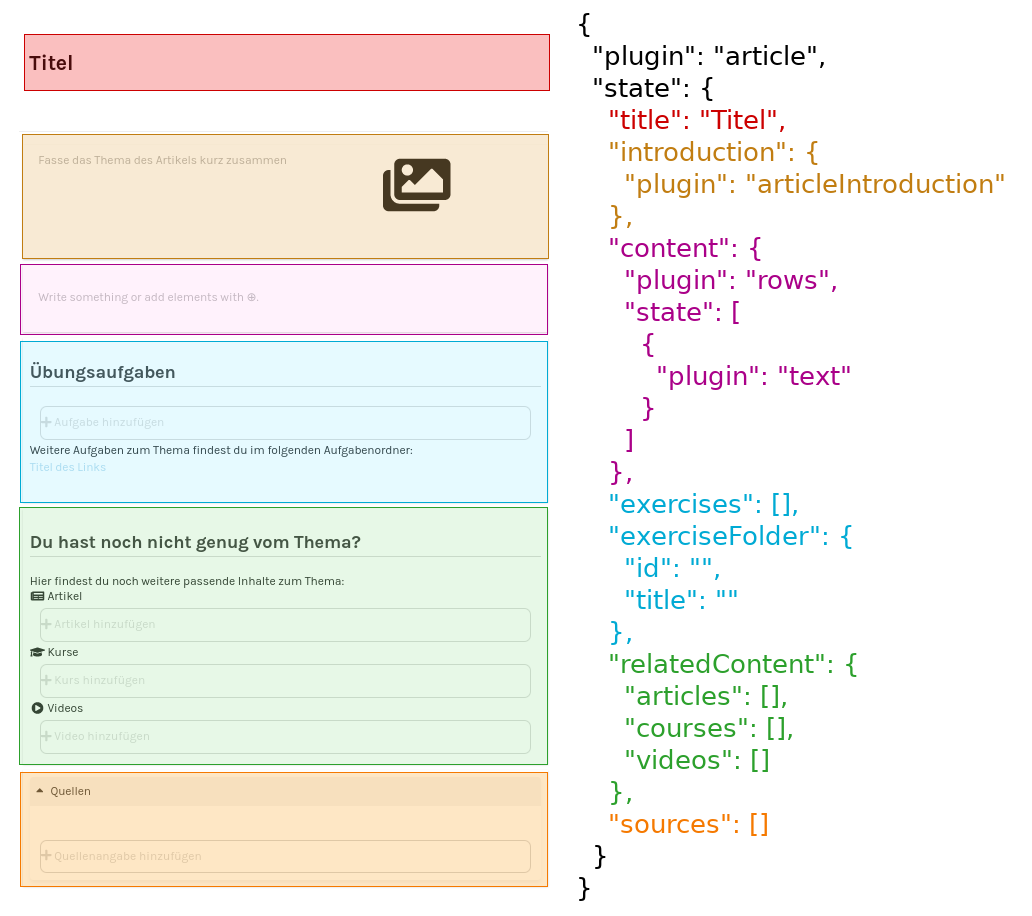
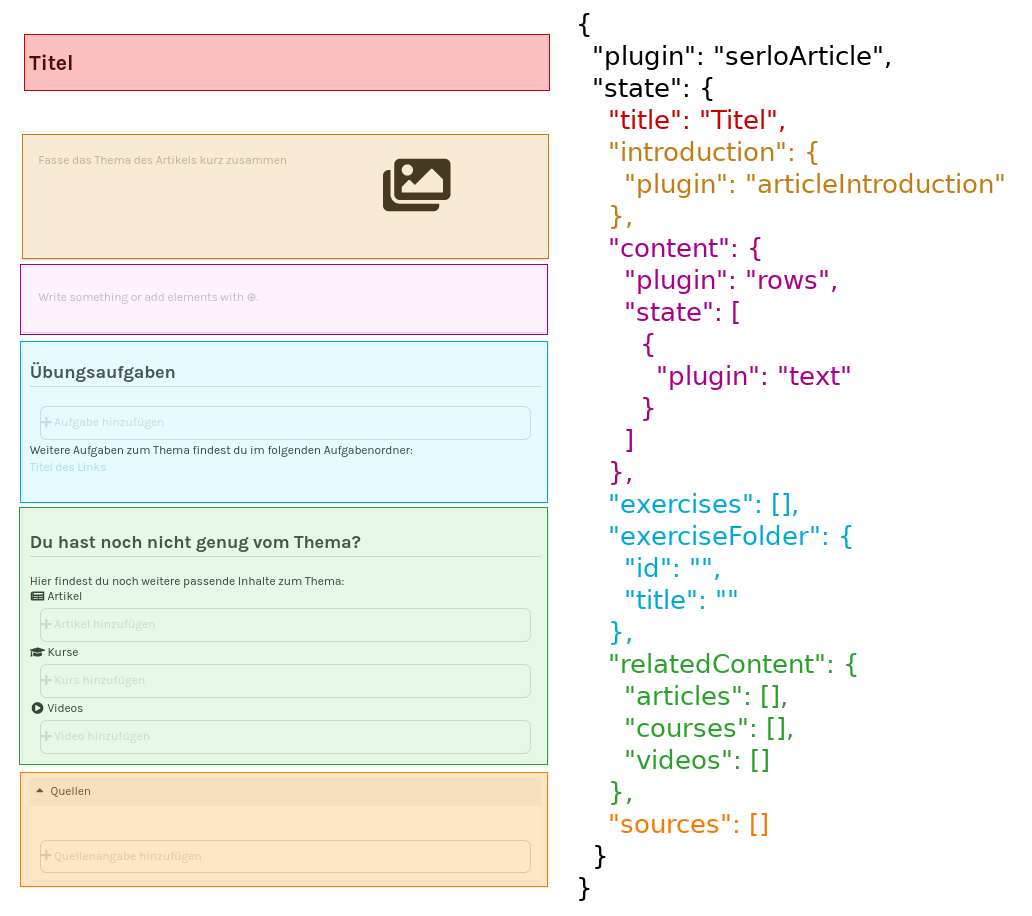
Comparing the layer stacks of the two 1032 × 916 images. Changes:
painted on "{ ..." over <box>726,45,890,68</box>
